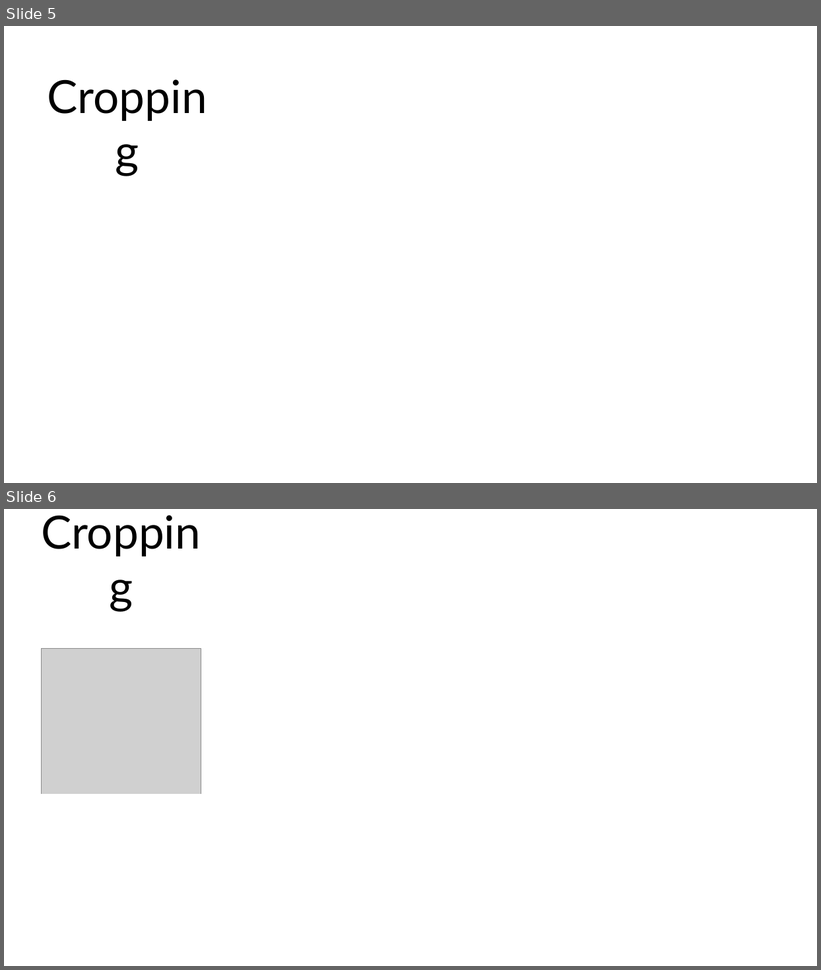
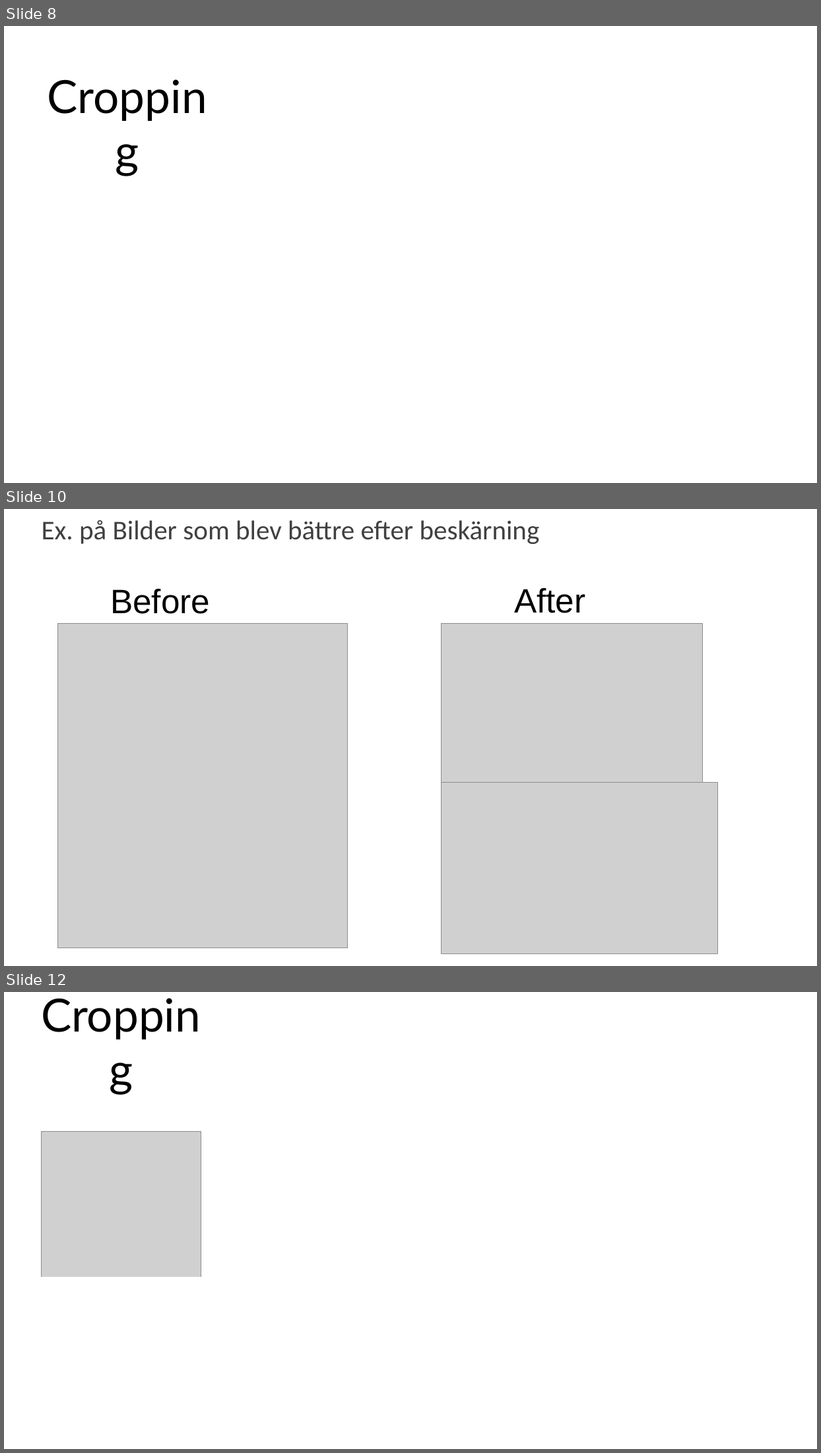
Before and after one commit to Jimmy-Nnilsson/StudieGrupp3_MLProjekt, a slide deck: Projectdocuments/GruppPresentation_NL.pptx. Shown one above the other, each under a label of ours: slides 5 and 6 before the commit, slides 8, 10 and 12 after it; the slides between them are not shown. The pictures are 821x970 and 821x1453 pixels, drawn with LibreOffice and Linux fonts; fonts in the diff are those of the drawing; grey boxes stand for pictures; background and template pictures are left out. Boxes give left, top, right and bottom in pixels: in the first picture for what was removed or moved away, otherwise in the second. Text is boxed around its words. In the diff, an @@ line names an element or a change of style, - is before the commit and + after.

```diff
--- a/Projectdocuments/GruppPresentation_NL.pptx
+++ b/Projectdocuments/GruppPresentation_NL.pptx
@@ slide 10 added at bbox=[4, 509, 817, 966], background picture (left out) @@
@@ text added at bbox=[42, 520, 540, 544], 32 pt, text #404040 @@
+Ex. på Bilder som blev bättre efter beskärning
@@ text added at bbox=[110, 589, 210, 614], 40 pt, text #000000 @@
+Before
@@ text added at bbox=[514, 588, 585, 613], 40 pt, text #000000 @@
+After
@@ picture added at bbox=[57, 624, 347, 949] @@
@@ picture added at bbox=[442, 624, 702, 786] @@
@@ picture added at bbox=[442, 783, 718, 955] @@
@@ what was slide 5 is now slide 8 @@
@@ what was slide 6 is now slide 12 @@
```
Also in this commit, not shown: 6 other slides added.
